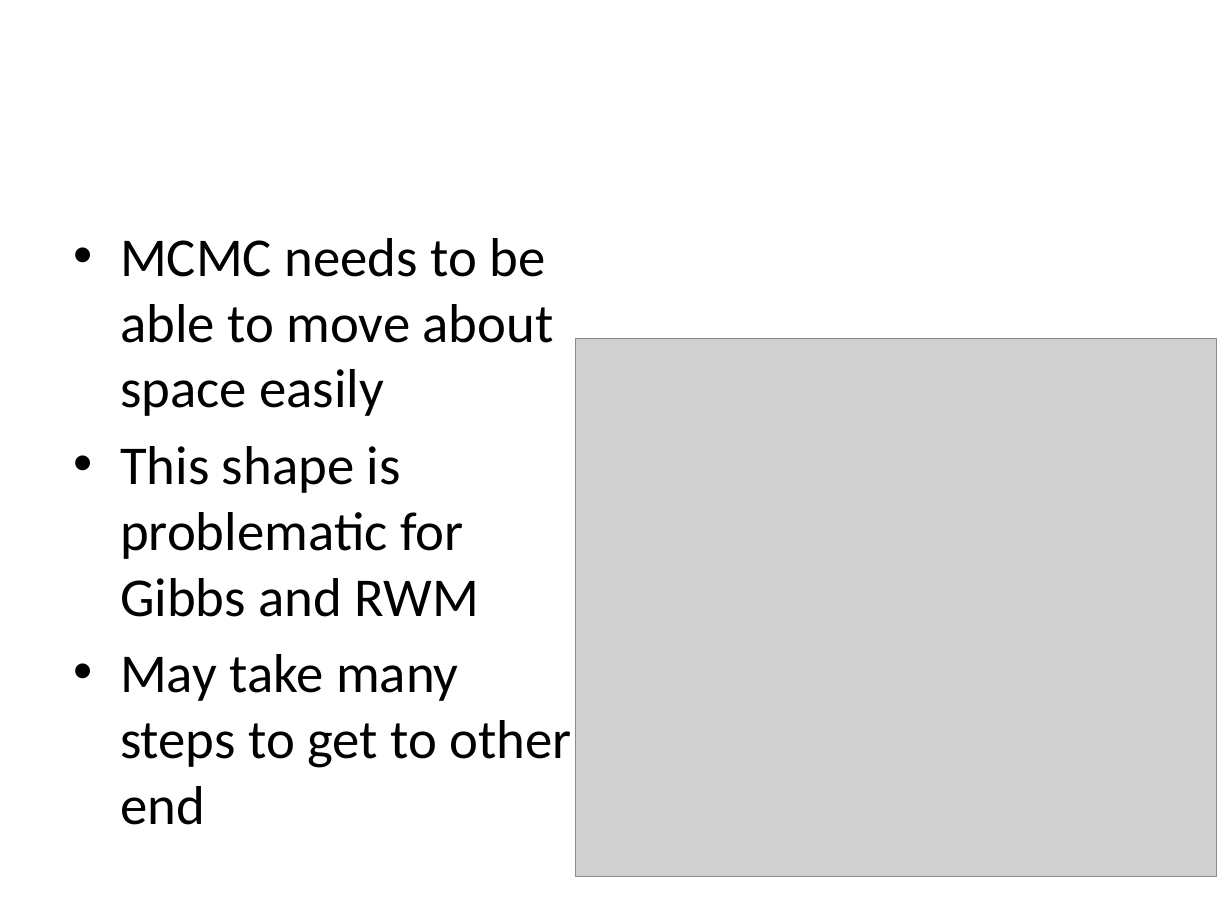
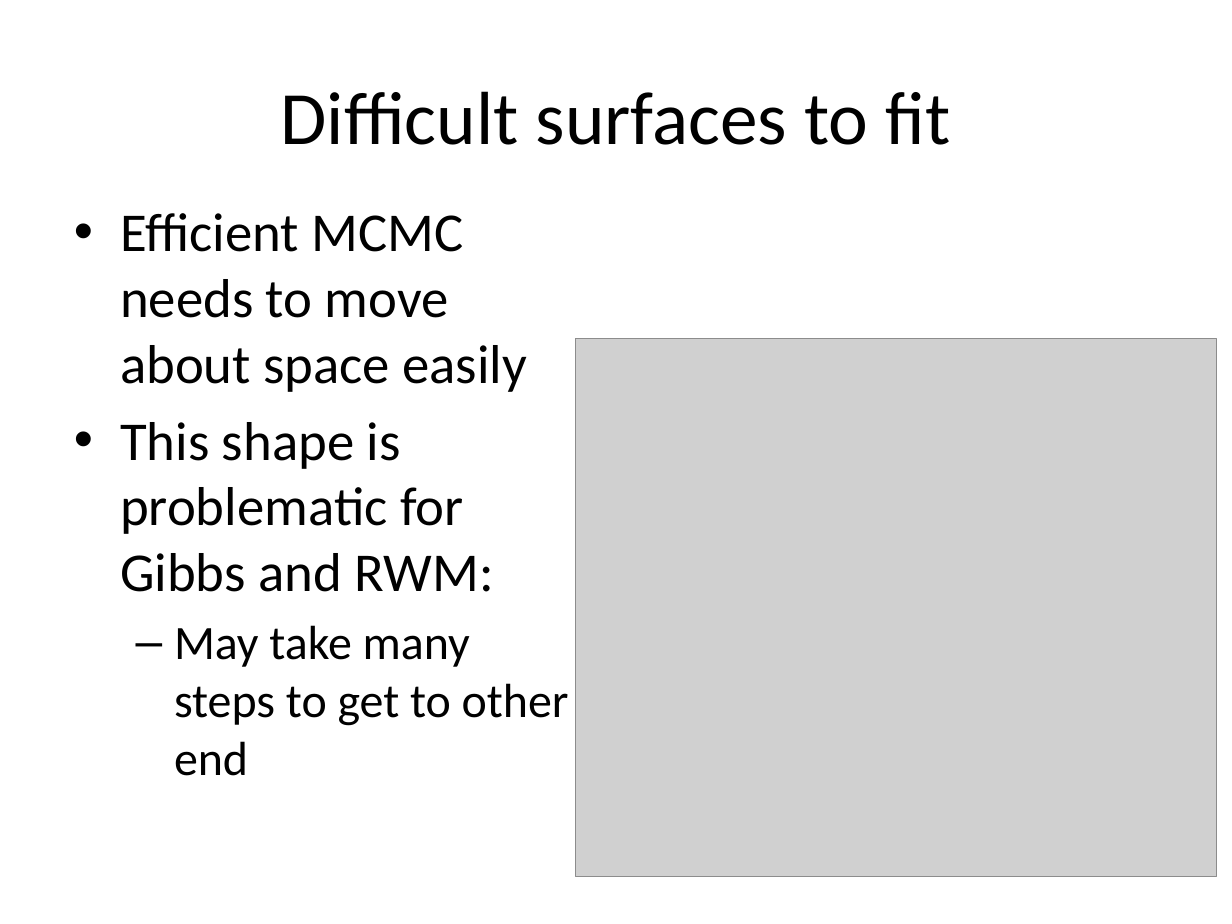
Before and after one commit to TMB-ADMB-Workshops/Feb2016, a slide deck: slide 3 of examples/mcmc/MCMC_in_TMB.pptx (slide 2 before the commit). Drawn at 1232x924 pixels with LibreOffice and Linux fonts; fonts in the diff are those of the drawing; grey boxes stand for pictures. Boxes give left, top, right and bottom in pixels: in the first picture for what was removed or moved away, otherwise in the second. Text is boxed around its words. In the diff, an @@ line names an element or a change of style, - is before the commit and + after.

Commit message:
Update MCMC slides

```diff
--- a/examples/mcmc/MCMC_in_TMB.pptx
+++ b/examples/mcmc/MCMC_in_TMB.pptx
@@ title added at (281,91,950,145), 44 pt, text #000000 @@
+Difficult surfaces to fit
@@ text "Efficient MCMC needs to move ...": place and size @@
-text "Efficient MCMC needs to move ..." at (120,238,571,825)
+text "Efficient MCMC needs to move ..." at (120,213,569,776)
@@ text at (120,213,527,592): text changed @@
-• MCMC needs to be able to move about space easily
-• This shape is problematic for Gibbs and RWM
+• Efficient MCMC needs to move about space easily
+• This shape is problematic for Gibbs and RWM:
@@ text at (174,625,569,776): size 32 to 28 pt in "May take many steps to get to ..."; bullet • to –; list level 1 to 2 in "May take many steps to ..." @@
```
Also in this commit, not shown: 6 other slides changed, 3 slides added.
